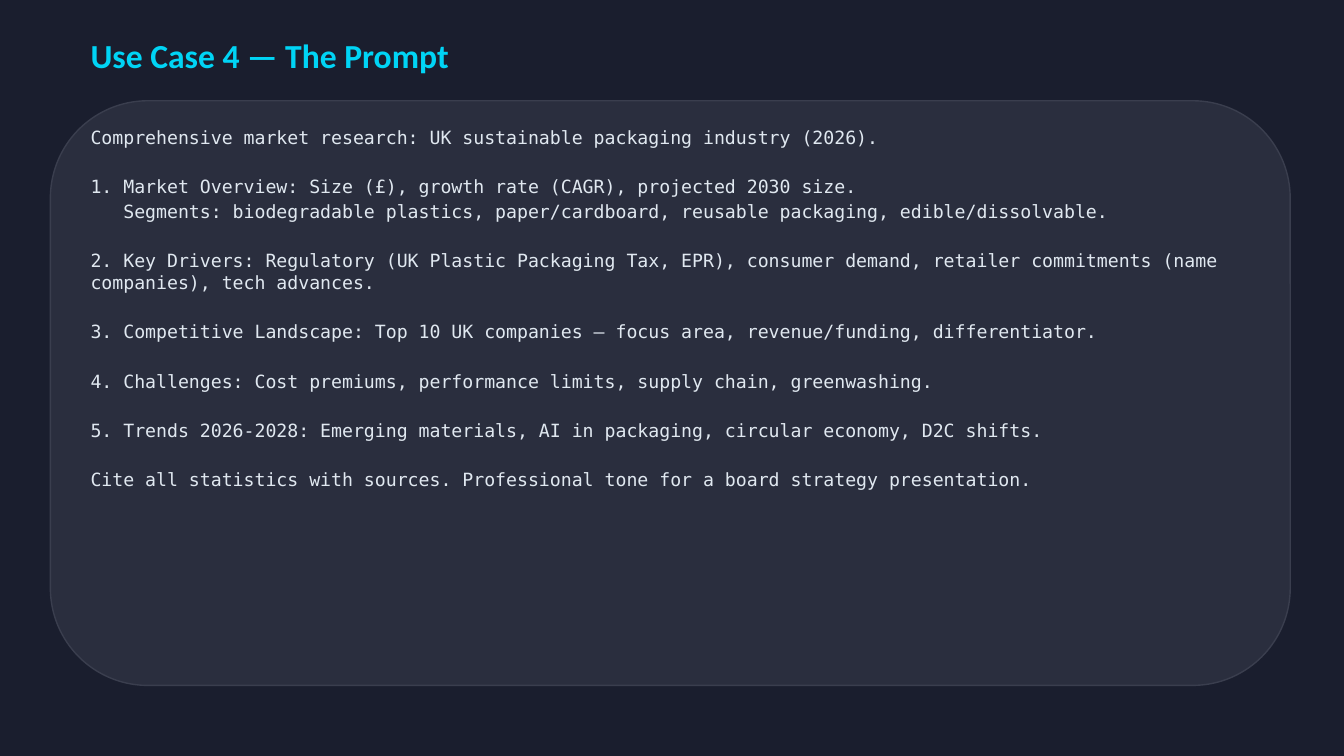
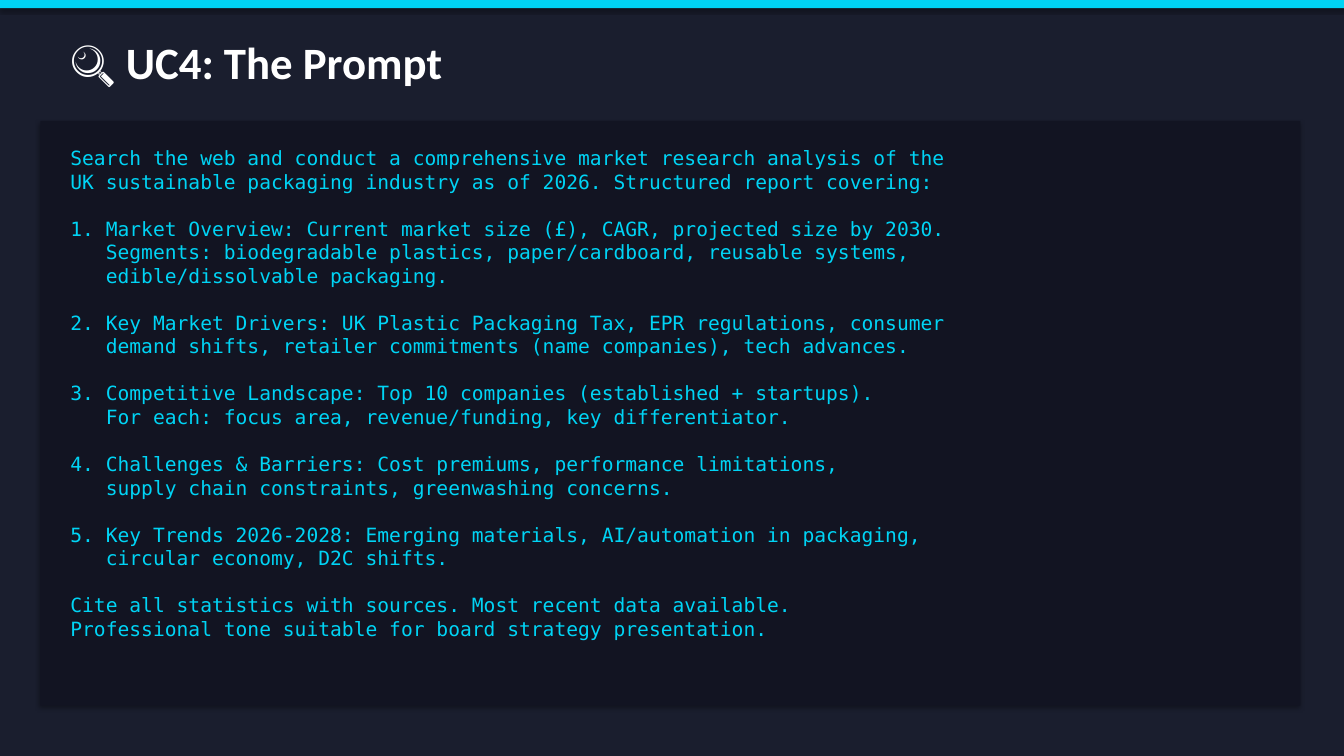
Before and after one commit to ark-medicea/ai-talks-furquan, a slide deck: slide 13 of slides/talk-2-workshop.pptx. Drawn at 1344x756 pixels with LibreOffice and Linux fonts; fonts in the diff are those of the drawing. Boxes give left, top, right and bottom in pixels: in the first picture for what was removed or moved away, otherwise in the second. Text is boxed around its words. In the diff, an @@ line names an element or a change of style, - is before the commit and + after.

Commit message:
Rebuild PowerPoint decks with all updates (GBP, models, MCP, workflows, prompting)

```diff
--- a/slides/talk-2-workshop.pptx
+++ b/slides/talk-2-workshop.pptx
@@ rectangle added at [0,0,1344,8], fill #00D4F5 @@
@@ text at [126,47,442,86]: text changed; size 24 to 32 pt; text colour #00D4F5 to #FFFFFF @@
-Use Case 4 — The Prompt
+🔍 UC4: The Prompt
@@ rounded rectangle removed at [50,101,1291,686] @@
@@ rectangle added at [40,121,1301,706], fill #121422 @@
@@ text at [70,150,944,641]: text changed; size 13 to 14 pt; text colour #E0E8F0 to #00D4F5 @@
-Comprehensive market research: UK sustainable packaging industry (2026).
-1. Market Overview: Size (£), growth rate (CAGR), projected 2030 size.
-Segments: biodegradable plastics, paper/cardboard, reusable packaging, edible/dissolvable.
-2. Key Drivers: Regulatory (UK Plastic Packaging Tax, EPR), consumer demand, retailer commitments (name companies), tech advances.
-3. Competitive Landscape: Top 10 UK companies — focus area, revenue/funding, differentiator.
-4. Challenges: Cost premiums, performance limits, supply chain, greenwashing.
-5. Trends 2026-2028: Emerging materials, AI in packaging, circular economy, D2C shifts.
-Cite all statistics with sources. Professional tone for a board strategy presentation.
+Search the web and conduct a comprehensive market research analysis of the
+UK sustainable packaging industry as of 2026. Structured report covering:
+1. Market Overview: Current market size (£), CAGR, projected size by 2030.
+Segments: biodegradable plastics, paper/cardboard, reusable systems,
+edible/dissolvable packaging.
+2. Key Market Drivers: UK Plastic Packaging Tax, EPR regulations, consumer
+demand shifts, retailer commitments (name companies), tech advances.
+3. Competitive Landscape: Top 10 companies (established + startups).
+For each: focus area, revenue/funding, key differentiator.
+4. Challenges & Barriers: Cost premiums, performance limitations,
+supply chain constraints, greenwashing concerns.
+5. Key Trends 2026-2028: Emerging materials, AI/automation in packaging,
+circular economy, D2C shifts.
+Cite all statistics with sources. Most recent data available.
+Professional tone suitable for board strategy presentation.
```
Also in this commit, not shown: 6 other slides changed, 13 slides added, 13 slides removed, 1 other file.
